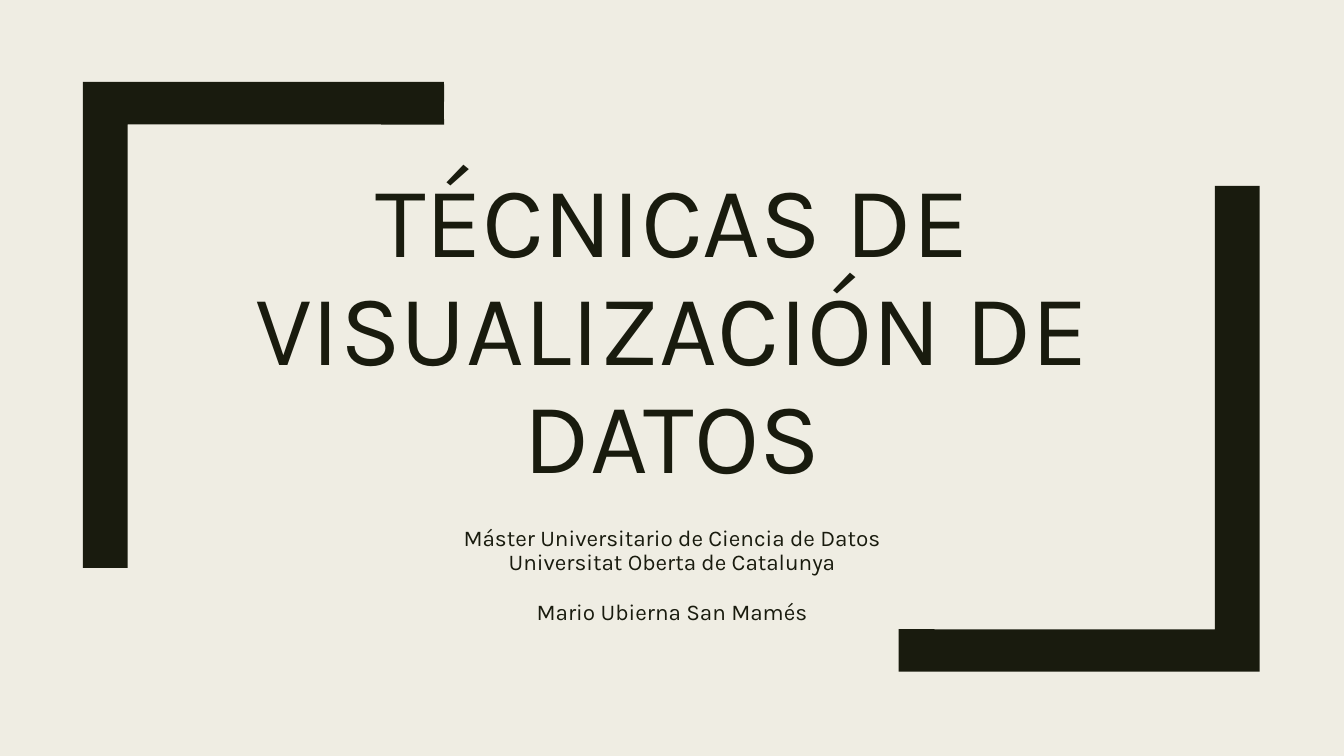
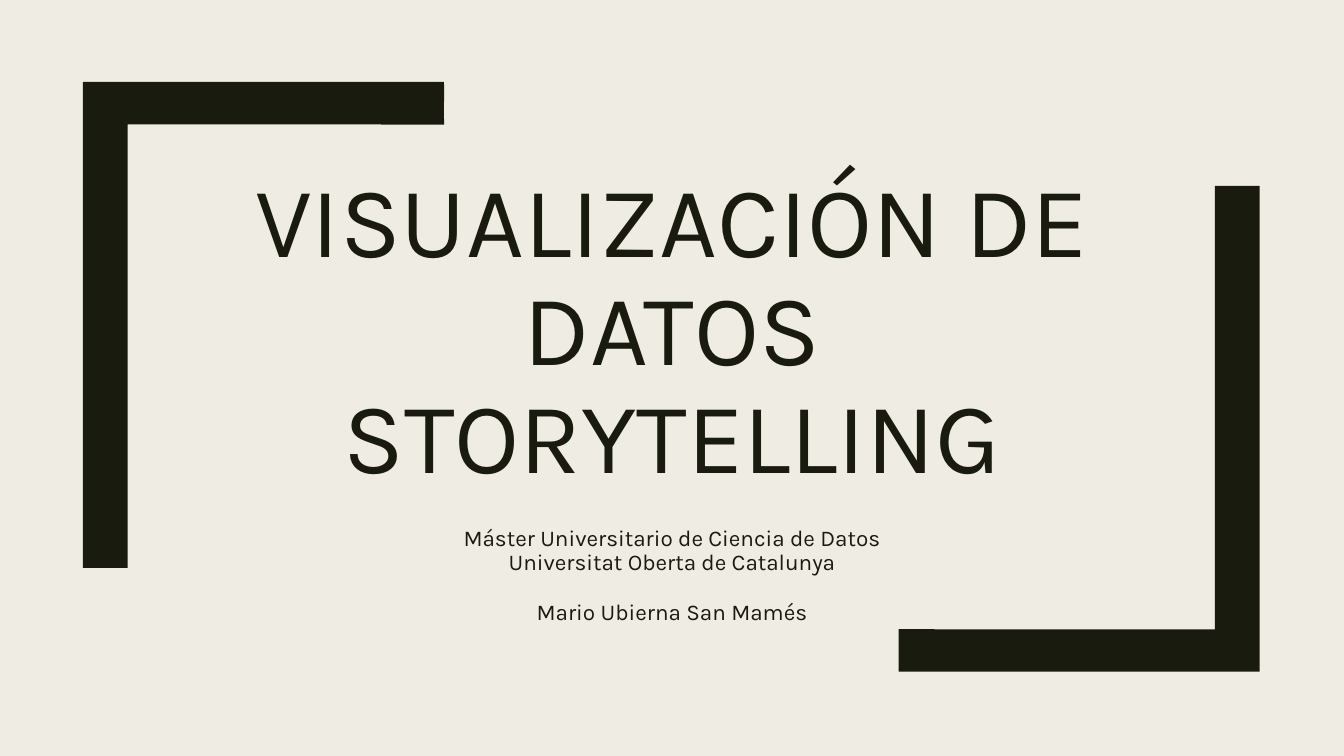
Before and after one commit to mariousm/Data-Science-Master, a slide deck: slide 1 of 2021-22/PrimerSemestre/Visualizacion/PEC3/Storytelling.pptx. Drawn at 1344x756 pixels with LibreOffice and Linux fonts; fonts in the diff are those of the drawing. Boxes give left, top, right and bottom in pixels: in the first picture for what was removed or moved away, otherwise in the second. Text is boxed around its words. In the diff, an @@ line names an element or a change of style, - is before the commit and + after.

```diff
--- a/2021-22/PrimerSemestre/Visualizacion/PEC3/Storytelling.pptx
+++ b/2021-22/PrimerSemestre/Visualizacion/PEC3/Storytelling.pptx
@@ title at <box>255,167,1088,475</box>: text changed @@
-TÉCNICAS DE VISUALIZACIÓN DE DATOS
+VISUALIZACIÓN DE DATOS STORYTELLING
```
Also in this commit, not shown: 14 slides added, 12 slides removed.
